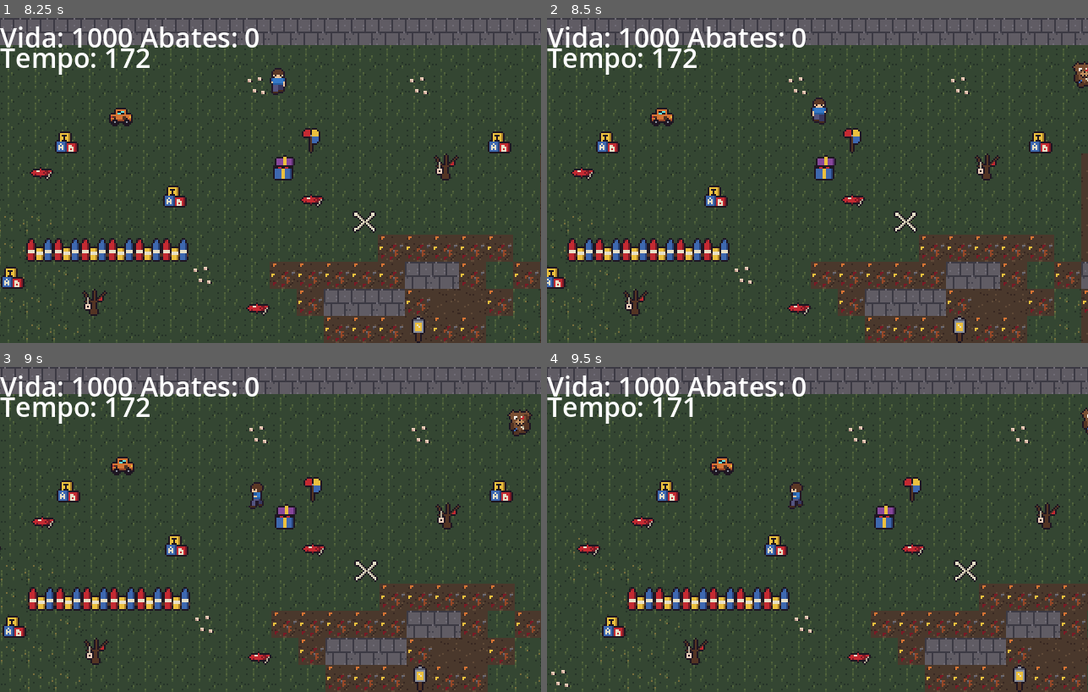
Above: before the commit, frames 1-4 (two rows, left to right).
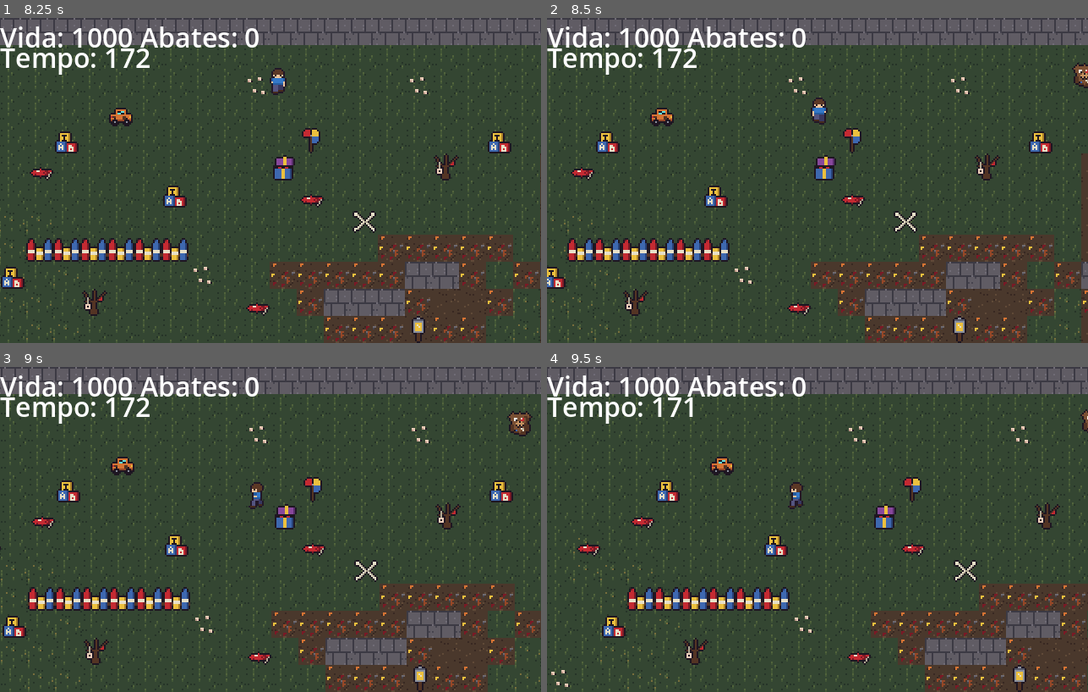
Above: after the commit, the same moments.

Repository: Olivetta21/jd2-olivetta21
Game: Godot game, scene res://scenes/cemiterio.tscn
Same seed, same stepped clock (60 frames per second), same inputs: the game is played once before the commit and once after it.
Inputs:
- Up to frame 1 (8.25 s): tap Enter (ui_accept) at 0.5, 0.77, 1.52, 2, 3.02, 3.5, 3.77, 4.52, 6.02, 6.77, 7.52 s; hold W (up) 0.53-2.03 s; tap Space (atacar) every 0.75 s from 0.6 to 8.1 s; hold A (left) 2.03-3.53 s; hold S (down) 3.53-4.28 s; hold D (right) 4.28-5.03 s; hold W (up) 5.03-5.78 s; hold D (right) 5.78-8.03 s; hold S (down) from 8.03 s (still down)
- Up to frame 2 (8.5 s): keep holding S (down)
- Up to frame 3 (9 s): release S (down) at 8.78 s; hold A (left) from 8.78 s (still down); tap Space (atacar) at 8.85 s
- Up to frame 4 (9.5 s): keep holding A (left); tap Enter (ui_accept) at 9.02 s

Frame 1 is identical in both runs. In frame 2, 0.1% of the frame differs, in the area x 97-100%, y 13-22%; in frame 3, 0.2%, in the area x 93-99%, y 13-22%; in frame 4, less than 0.1%.

Commit message:
feat: maquina de estados

Diff:
--- a/scripts/inimigo.gd
+++ b/scripts/inimigo.gd
@@ -4,46 +4,117 @@
 @export var dano: int = 1
 @export var forca_arremesso: float = 180.0
 @export var atraso_morte: float = 0.3
+
+@onready var agente: NavigationAgent2D = $NavigationAgent2D
+@onready var anim: AnimatedSprite2D = $AnimatedSprite2D
+@onready var jogador := get_tree().get_first_node_in_group("player") as Node2D
+
+enum EnemyState {
+	IDLE,
+	MOVING,
+	ATTACK,
+	THROWN,
+	DEATH
+}
+
+var status: EnemyState = EnemyState.IDLE
 var velocidade_arremesso := Vector2.ZERO
 var morreu := false
+var tempo_no_estado := 0.0
 
-@onready var agente: NavigationAgent2D = $NavigationAgent2D
-@onready var jogador := get_tree().get_first_node_in_group("player") as Node2D
+const TEMPO_ATAQUE := 0.4
+
+func _ready() -> void:
+	anim.stop()
+	mudar_estado(EnemyState.IDLE)
+
+func mudar_estado(novo_estado: EnemyState) -> void:
+	if status == novo_estado:
+		return
+	status = novo_estado
+	tempo_no_estado = 0.0
+
+	match status:
+		EnemyState.IDLE:
+			velocity = Vector2.ZERO
+			anim.stop()
+		EnemyState.MOVING:
+			anim.play("walk")
+		EnemyState.ATTACK:
+			velocity = Vector2.ZERO
+		EnemyState.THROWN:
+			pass
+		EnemyState.DEATH:
+			velocity = Vector2.ZERO
 
 func _physics_process(_delta: float) -> void:
-	if velocidade_arremesso != Vector2.ZERO:
-		velocity = velocidade_arremesso
-		move_and_slide()
-		velocidade_arremesso = velocidade_arremesso.move_toward(Vector2.ZERO, forca_arremesso * 4.0 * _delta)
+	if morreu:
 		return
-	if morreu:
+
+	match status:
+		EnemyState.IDLE, EnemyState.MOVING:
+			estado_perseguindo()
+		EnemyState.ATTACK:
+			estado_atacando(_delta)
+		EnemyState.THROWN:
+			estado_arremessado(_delta)
+		EnemyState.DEATH:
+			return
+
+	move_and_slide()
+
+func estado_perseguindo() -> void:
+	if jogador == null:
+		mudar_estado(EnemyState.IDLE)
 		return
 
 	var proximo := agente.get_next_path_position()
 	velocity = global_position.direction_to(proximo) * velocidade
-	move_and_slide()
+	if velocity.length_squared() > 0.0:
+		mudar_estado(EnemyState.MOVING)
+	else:
+		mudar_estado(EnemyState.IDLE)
 
-	var hurtbox := jogador.get_node("Hurtbox") as Area2D
-	if hurtbox.get_overlapping_bodies().has(self):
+	var hurtbox := jogador.get_node_or_null("Hurtbox") as Area2D
+	if hurtbox != null and hurtbox.get_overlapping_bodies().has(self):
+		mudar_estado(EnemyState.ATTACK)
+
+func estado_atacando(delta: float) -> void:
+	tempo_no_estado += delta
+	if jogador == null:
+		mudar_estado(EnemyState.IDLE)
+		return
+
+	var hurtbox := jogador.get_node_or_null("Hurtbox") as Area2D
+	if hurtbox == null or not hurtbox.get_overlapping_bodies().has(self):
+		mudar_estado(EnemyState.IDLE)
+	elif tempo_no_estado >= TEMPO_ATAQUE:
 		jogador.call("levar_dano", dano)
+		tempo_no_estado = 0.0
+
+func estado_arremessado(delta: float) -> void:
+	velocity = velocidade_arremesso
+	velocidade_arremesso = velocidade_arremesso.move_toward(Vector2.ZERO, forca_arremesso * 4.0 * delta)
+	if velocidade_arremesso == Vector2.ZERO:
+		mudar_estado(EnemyState.IDLE)
 
 func levar_golpe(dano_recebido: int) -> void:
 	if morreu:
 		return
 
 	vida -= dano_recebido
-
-	var jogador := get_tree().get_first_node_in_group("player") as Node2D
-	if jogador != null:
-		var direcao_arremesso := jogador.global_position.direction_to(global_position)
+	var jogador_atual := get_tree().get_first_node_in_group("player") as Node2D
+	if jogador_atual != null:
+		var direcao_arremesso := jogador_atual.global_position.direction_to(global_position)
 		velocidade_arremesso = direcao_arremesso * forca_arremesso
+		mudar_estado(EnemyState.THROWN)
 
 	if vida <= 0:
 		morreu = true
+		mudar_estado(EnemyState.DEATH)
 		get_tree().current_scene.inimigo_morreu(self)
 		await get_tree().create_timer(atraso_morte).timeout
 		queue_free()
-
 
 func _on_timer_timeout() -> void:
 	if jogador == null:
--- a/scripts/jogador.gd
+++ b/scripts/jogador.gd
@@ -4,35 +4,128 @@
 @export var vida: int = 3
 @export var dano: int = 1
 
-var invencivel := false
-var pode_atacar := true
+enum PlayerState {
+	IDLE,
+	MOVING,
+	ATTACK,
+	HURT,
+	DEATH
+}
 
 @onready var anim: AnimatedSprite2D = $AnimatedSprite2D
 @onready var ataque: Area2D = $Ataque
 @onready var golpe: ColorRect = $Ataque/Golpe
 
-func _physics_process(_delta: float) -> void:
-	if pode_atacar and Input.is_action_just_pressed("atacar"):
-		atacar()
+var status: PlayerState = PlayerState.IDLE
+var invencivel := false
+var tempo_no_estado := 0.0
+var dano_do_ataque_aplicado := false
 
-	var direcao = Input.get_vector("left", "right", "up", "down")
+const TEMPO_ATAQUE := 0.4
+const TEMPO_GOLPE := 0.1
+const TEMPO_HURT := 1.0
+
+func _ready() -> void:
+	anim.stop()
+	golpe.visible = false
+	mudar_estado(PlayerState.IDLE)
+
+func mudar_estado(novo_estado: PlayerState) -> void:
+	if status == novo_estado and novo_estado != PlayerState.ATTACK:
+		return
+
+	status = novo_estado
+	tempo_no_estado = 0.0
+
+	match status:
+		PlayerState.IDLE:
+			velocity = Vector2.ZERO
+			anim.stop()
+		PlayerState.MOVING:
+			pass
+		PlayerState.ATTACK:
+			dano_do_ataque_aplicado = false
+			golpe.visible = true
+		PlayerState.HURT:
+			invencivel = true
+			modulate.a = 0.4
+		PlayerState.DEATH:
+			velocity = Vector2.ZERO
+			golpe.visible = false
+
+func _physics_process(delta: float) -> void:
+	match status:
+		PlayerState.IDLE:
+			estado_parado()
+		PlayerState.MOVING:
+			estado_movendo()
+		PlayerState.ATTACK:
+			estado_atacando(delta)
+		PlayerState.HURT:
+			estado_ferido(delta)
+		PlayerState.DEATH:
+			return
+
+	move_and_slide()
+
+func estado_parado() -> void:
+	if Input.is_action_just_pressed("atacar"):
+		mudar_estado(PlayerState.ATTACK)
+		return
+
+	var direcao := ler_direcao()
+	if direcao != Vector2.ZERO:
+		mudar_estado(PlayerState.MOVING)
+
+func estado_movendo() -> void:
+	if Input.is_action_just_pressed("atacar"):
+		mudar_estado(PlayerState.ATTACK)
+		return
+
+	var direcao := ler_direcao()
+	if direcao == Vector2.ZERO:
+		mudar_estado(PlayerState.IDLE)
+
+func estado_atacando(delta: float) -> void:
+	tempo_no_estado += delta
+	ler_direcao()
+
+	if not dano_do_ataque_aplicado:
+		aplicar_dano_do_ataque()
+		dano_do_ataque_aplicado = true
+
+	if tempo_no_estado >= TEMPO_GOLPE:
+		golpe.visible = false
+	if tempo_no_estado >= TEMPO_ATAQUE:
+		var proximo_estado := PlayerState.MOVING if Input.get_vector("left", "right", "up", "down") != Vector2.ZERO else PlayerState.IDLE
+		mudar_estado(proximo_estado)
+
+func estado_ferido(delta: float) -> void:
+	tempo_no_estado += delta
+	ler_direcao()
+	if tempo_no_estado >= TEMPO_HURT:
+		invencivel = false
+		modulate.a = 1.0
+		var proximo_estado := PlayerState.MOVING if Input.get_vector("left", "right", "up", "down") != Vector2.ZERO else PlayerState.IDLE
+		mudar_estado(proximo_estado)
+
+func ler_direcao() -> Vector2:
+	var direcao := Input.get_vector("left", "right", "up", "down")
 	velocity = direcao * velocidade
-	move_and_slide()
 
 	if direcao == Vector2.ZERO:
 		anim.stop()
-		return
+	elif abs(direcao.x) > abs(direcao.y):
+		anim.play("direita" if direcao.x > 0 else "esquerda")
+	else:
+		anim.play("baixo" if direcao.y > 0 else "cima")
 
-	if abs(direcao.x) > abs(direcao.y):
-		if direcao.x > 0:
-			anim.play("direita")
-		else:
-			anim.play("esquerda")
-	else:
-		if direcao.y > 0:
-			anim.play("baixo")
-		else:
-			anim.play("cima")
+	return direcao
+
+func aplicar_dano_do_ataque() -> void:
+	for alvo in ataque.get_overlapping_bodies():
+		if alvo.is_in_group("inimigo") and alvo.has_method("levar_golpe"):
+			alvo.levar_golpe(dano)
 
 func levar_dano(valor: int) -> void:
 	if invencivel:
@@ -40,24 +133,7 @@
 
 	vida -= valor
 	if vida <= 0:
+		mudar_estado(PlayerState.DEATH)
 		get_tree().current_scene.perder()
 		return
-	# Um segundo de invencibilidade, meio transparente.
-	invencivel = true
-	modulate.a = 0.4
-	await get_tree().create_timer(1.0).timeout
-	modulate.a = 1.0
-	invencivel = false
-
-func atacar() -> void:
-	for alvo in ataque.get_overlapping_bodies():
-		if not alvo.is_in_group("inimigo"):
-			continue
-		alvo.levar_golpe(dano)
-	# O clarão dura 0,1 s; o próximo golpe só sai 0,4 s depois deste.
-	pode_atacar = false
-	golpe.visible = true
-	await get_tree().create_timer(0.1).timeout
-	golpe.visible = false
-	await get_tree().create_timer(0.3).timeout
-	pode_atacar = true
+	mudar_estado(PlayerState.HURT)
